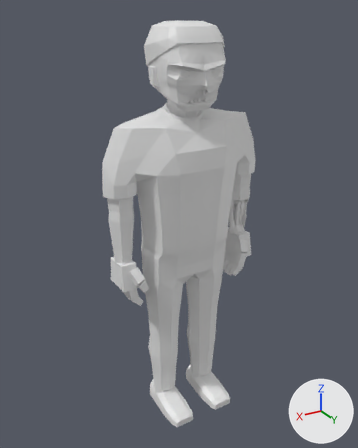
An edit to the glTF model assets/models/zombie_prisoner_m_b6.glb, drawn before and after from the same camera.
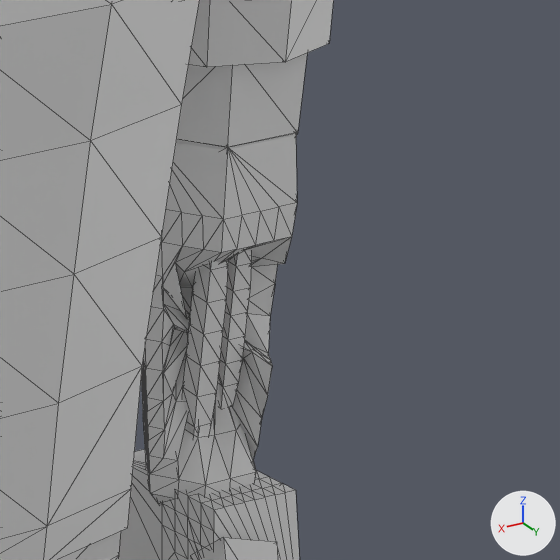
Each version is shown whole from a 50 mm lens placed at (1.161, 1.889, 1.975), pointed at (0.021, -0.012, 1.025), then close up on the part from 59% to 80% of the width and 37% to 54% of the height. The axes (+X, +Y, +Z) are drawn at lower right. The lights are the same throughout. The first two pictures are the older version. The close-ups show mesh edges as thin lines. Vertices at exactly the same position are counted once.

Objects in the first close-up: 'zombie_prisoner_m_b6'.
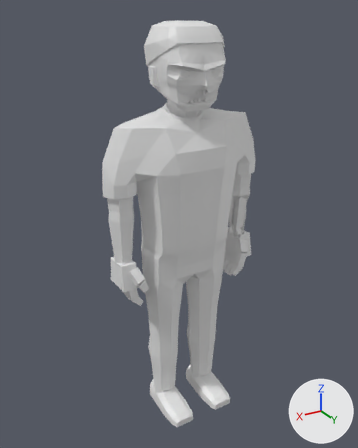
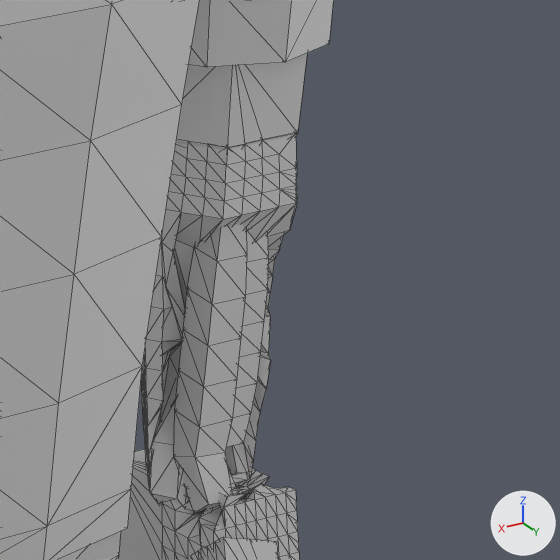
Pixel boxes [x1, y1, x2, y2] of what changed, in the close-ups (560 x 560 px):
part 1 of me_zombie_prisoner_m_b6, reshaped: before [142, 203, 297, 557]; after [131, 65, 299, 560]

What the commit changed:
me_zombie_prisoner_m_b6 is used by ob_zombie_prisoner_m_b6; location (0.0, 0.0, 0.0).
me_zombie_prisoner_m_b6 had 1651 vertices, 3130 faces and spanned x -0.41..0.41, y -0.16..0.22, z 0.0..1.94.
me_zombie_prisoner_m_b6 now has 1886 vertices, 3600 faces and spans x -0.41..0.41, y -0.16..0.22, z 0.0..1.94.
me_zombie_prisoner_m_b6 part 1: 34 vertices moved from x -0.38..-0.29, y -0.03..0.06, z 0.89..1.11 to x -0.38..-0.29, y -0.02..0.06, z 0.89..1.14; 143 vertices removed from x -0.38..-0.28, y -0.03..0.06, z 0.89..1.11; 378 vertices added at x -0.39..-0.26, y -0.04..0.09, z 0.82..1.18.
